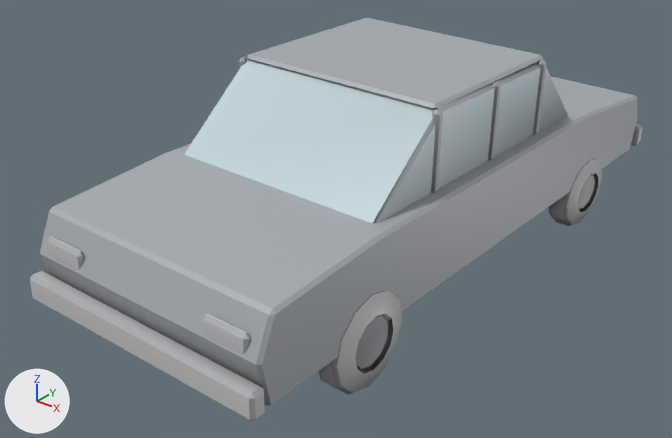
Before and after pictures for a commit that changed the glTF model Valdebruma/assets/models/props/car_sedan_red.glb.
The view is the same before and after, from a 50 mm camera at (3.31, -4.7, 3.04) aimed at (-0.16, -0.37, 0.36). Every picture has the same lights, and +X, +Y and +Z are marked at lower left. The picture after the commit comes second. Vertices at exactly the same position are counted once.

Objects in the first picture: 'car_sedan_red'.
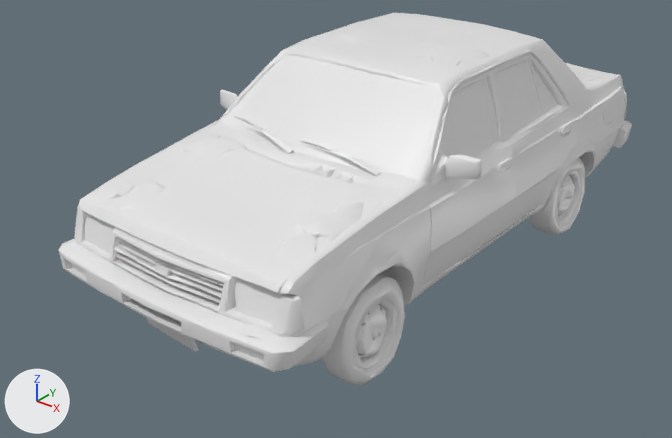
Boxes [x1, y1, x2, y2] around the edits, measured in the pictures (672 x 438 px):
'car_sedan_red', reshaped, turned, recoloured: before [30, 18, 642, 421]; after [58, 13, 632, 385]
part 1 of me_car_sedan_red, rebuilt (13% taller): before [549, 158, 602, 226]; after [529, 158, 585, 235]
part 2 of me_car_sedan_red, rebuilt: before [318, 290, 402, 395]; after [322, 274, 405, 385]
part 3 of me_car_sedan_red, rebuilt (9% taller): before [40, 76, 638, 406]; after [58, 13, 632, 372]
part 4 of me_car_sedan_red, deleted: before [30, 18, 642, 421]

The change, as a list of edits to the scene's bpy script:
```text
Add mat_veh_sedan_red:
    mat_veh_sedan_red = principled_material('veh_sedan_red')
    mat_veh_sedan_red.base_color = (0.8, 0.8, 0.8)  # white #e7e7e7
    mat_veh_sedan_red.roughness = 0.4
Change me_car_sedan_red:
    used by ob_car_sedan_red; location = (0.0, 0.0, 0.0); rotation_euler = (0.0, 0.0209, 0.0), in degrees (0, 1.2, 0)
    remove me_car_sedan_red.from_pydata(...)  # 836 vertices, 1496 faces; spans x -0.86..0.86, y -2.25..2.25, z 0.0..1.42
    remove me_car_sedan_red.materials.append(mat_metal_red)
    remove me_car_sedan_red.materials.append(mat_glass_dark)
    remove me_car_sedan_red.materials.append(mat_rubber)
    remove me_car_sedan_red.materials.append(mat_metal_shutter)
    remove me_car_sedan_red.materials.append(mat_lamp_glass)
    remove me_car_sedan_red.materials.append(mat_paint_red)
    remove me_car_sedan_red.materials.append(mat_plastic_black)
    add me_car_sedan_red.from_pydata(...)  # 2431 vertices, 4994 faces; spans x -1.0..1.0, y -2.1..2.1, z 0.0..1.51
    me_car_sedan_red part 1: the loose piece of 72 vertices spanning x 0.66..0.86, y 0.99..1.61, z 0.0..0.53 is rebuilt with 187 vertices and now spans x 0.63..0.85, y 0.75..1.33, z 0.0..0.59, in mat_veh_sedan_red (white #e7e7e7)
    me_car_sedan_red part 2: the loose piece of 72 vertices spanning x 0.66..0.86, y -1.63..-1.01, z 0.0..0.62 is rebuilt with 182 vertices and now spans x 0.64..0.85, y -1.54..-0.97, z 0.0..0.6, in mat_veh_sedan_red (white #e7e7e7)
    me_car_sedan_red part 3: the loose piece of 40 vertices spanning x -0.83..0.83, y -2.18..2.16, z 0.34..0.92 is rebuilt with 1690 vertices and now spans x -1.0..1.0, y -2.1..2.1, z 0.2..1.51, in mat_veh_sedan_red (white #e7e7e7)
    me_car_sedan_red part 4: 19 loose pieces with 508 vertices, spanning x -0.85..0.85, y -2.25..2.25, z 0.12..1.42, are deleted
    other edits to the shape of me_car_sedan_red do not show in these pictures
    add me_car_sedan_red.materials.append(mat_veh_sedan_red)  # white #e7e7e7
Change ob_car_sedan_red:
    ob_car_sedan_red.rotation_euler: (0.0, 0.0209, 0.0) -> (0.0, 0.0, 0.0)  # degrees (0, 1.2, 0) -> degrees (0, 0, 0)
```
